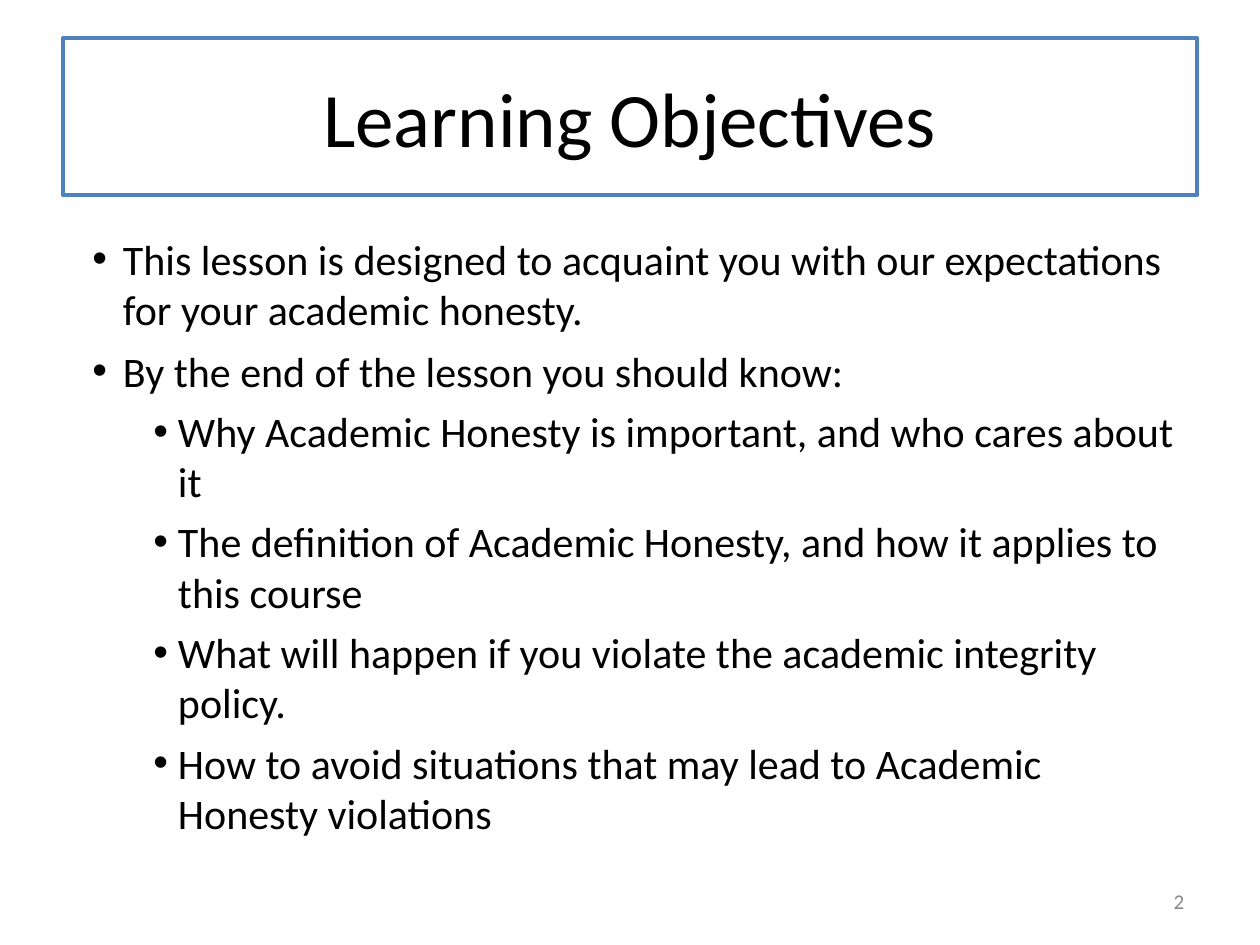
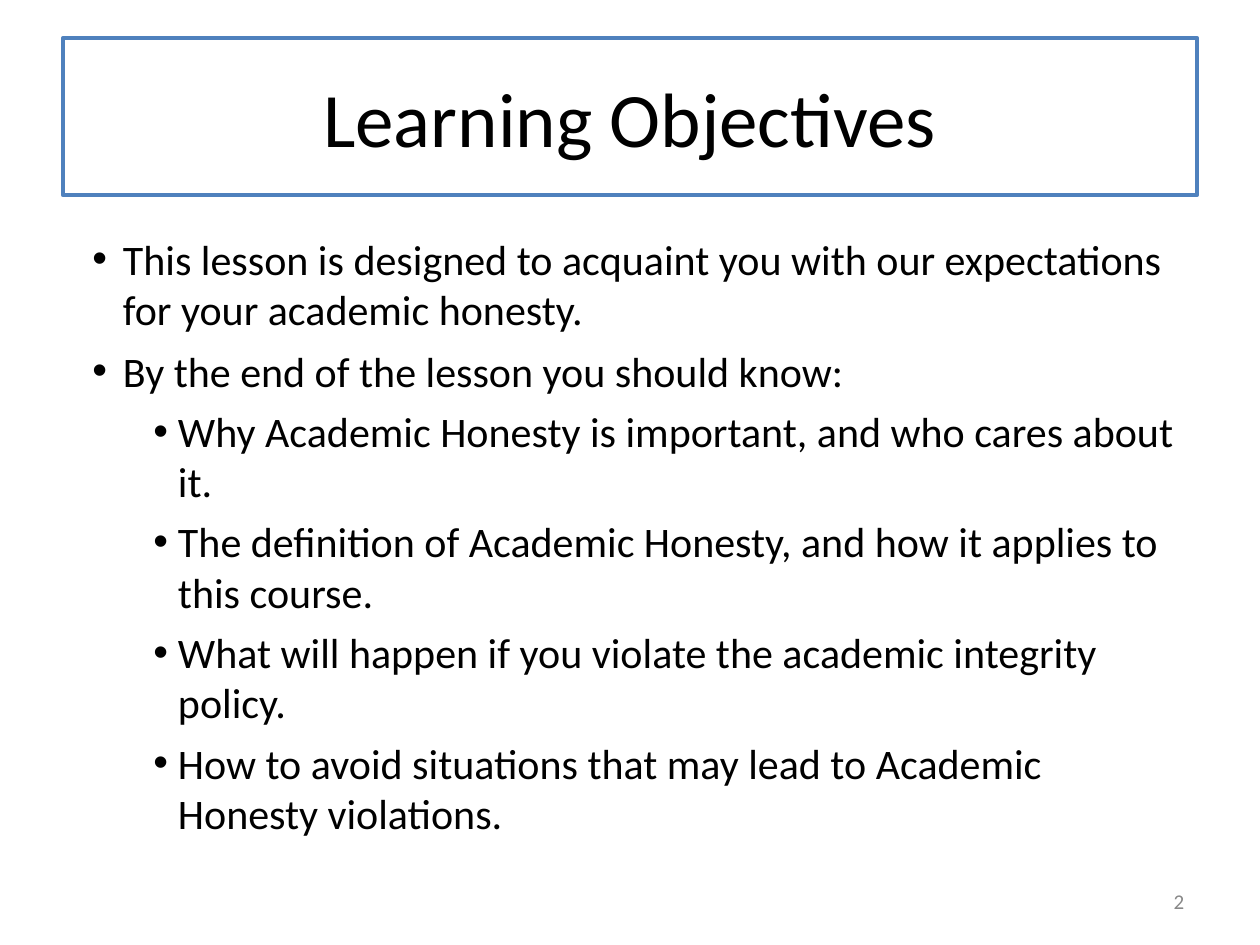
Before and after one commit to mwand/cs5010f17, a slide deck: slide 2 of Slides/Lesson 0.3 Academic Honesty.pptx. Drawn at 1260x945 pixels with LibreOffice and Linux fonts; fonts in the diff are those of the drawing. Boxes give left, top, right and bottom in pixels: in the first picture for what was removed or moved away, otherwise in the second. Text is boxed around its words. In the diff, an @@ line names an element or a change of style, - is before the commit and + after.

```diff
--- a/Slides/Lesson 0.3 Academic Honesty.pptx
+++ b/Slides/Lesson 0.3 Academic Honesty.pptx
@@ text at (178,417,1173,609): text changed @@
-  • Why Academic Honesty is important, and who cares about it
-  • The definition of Academic Honesty, and how it applies to this course
+  • Why Academic Honesty is important, and who cares about it.
+  • The definition of Academic Honesty, and how it applies to this course.
@@ text at (178,749,1042,836): text changed @@
-  • How to avoid situations that may lead to Academic Honesty violations
+  • How to avoid situations that may lead to Academic Honesty violations.
```
Also in this commit, not shown: 5 other slides changed, 8 other files.
